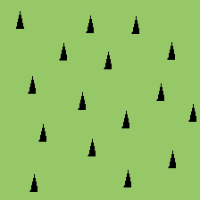
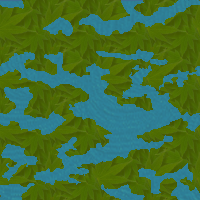
Comparing the layer stacks of the two 200px x 200px images. Changes:
hid group "clear" (3 layers) over 0, 0, 200, 200
showed group "jungle" (4 layers) over 0, 0, 200, 200
showed group "swamp" (14 layers) over 0, 0, 200, 200
added group "New swamps" with 9 layers in group "swamp" over 0, 0, 200, 200
added layer "swamp #5" in group "New swamps" over 0, 0, 200, 200
